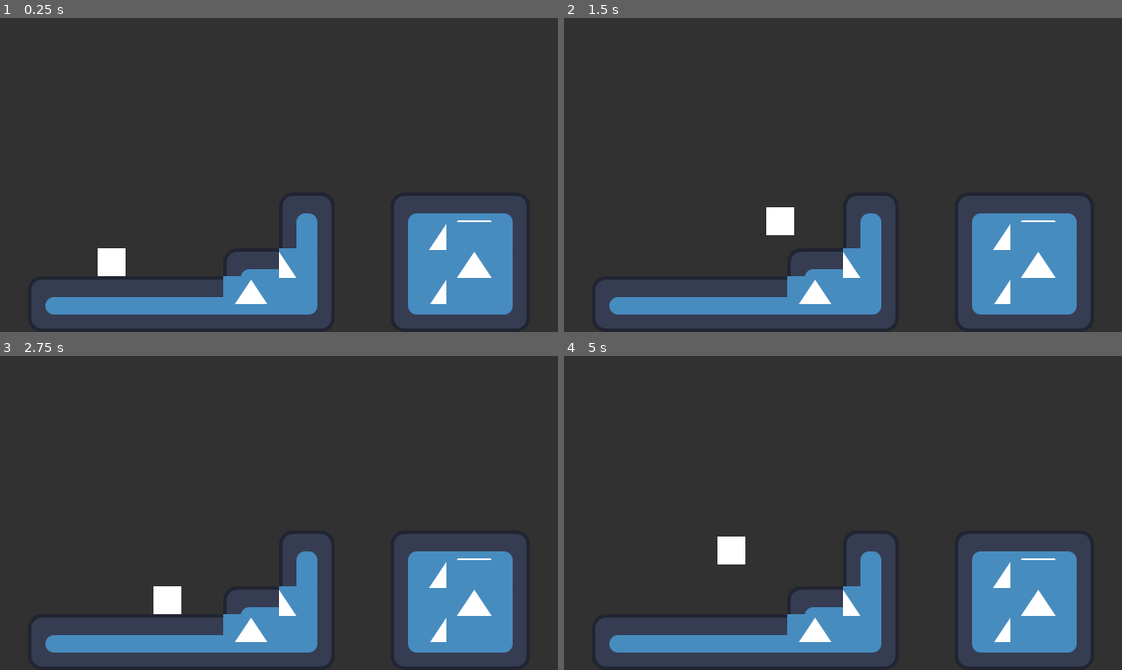
Above: before the commit, frames 1-4 (two rows, left to right).
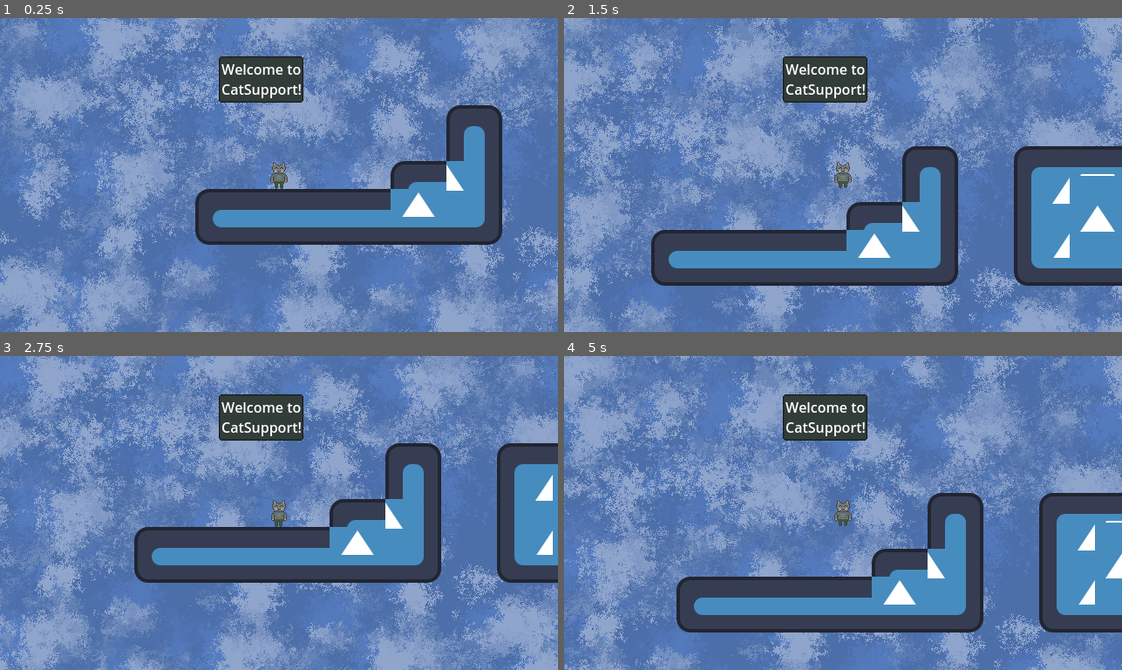
Above: after the commit, the same moments.

Repository: asztalosm/daydreamjumpstart
Game: Godot game, scene res://rootscene.tscn
Same seed, same stepped clock (60 frames per second), same inputs: the game is played once before the commit and once after it. The engine's default icon, where the game draws it, is replaced by a stand-in: a white triangle on a blue panel in a dark square.
Inputs:
- Up to frame 1 (0.25 s): no input
- Up to frame 2 (1.5 s): tap Enter at 0.5 s; hold Shift (run, bound only after the commit) 0.53-1.28 s; hold Right (right) from 0.53 s (still down); tap Space (jump) at 0.77, 0.8, 1.07, 1.35 s
- Up to frame 3 (2.75 s): tap Space (jump) at 1.52, 1.82, 2.3 s; tap Shift (run, bound only after the commit) at 1.55 s; release Right (right) at 2.03 s; hold A (left) from 2.03 s (still down); hold Shift (run, bound only after the commit) from 2.03 s (still down)
- Up to frame 4 (5 s): release A (left) at 2.78 s; release Shift (run, bound only after the commit) at 2.78 s; hold Right (right) 2.78-4.28 s; tap Shift (run, bound only after the commit) at 2.85, 4.35 s; tap Space (jump) at 3.02, 3.32, 3.6, 3.77, 4.07, 4.52, 4.82 s; hold A (left) from 4.28 s (still down)

The runs differ from the first frame. In frame 1, 94% of the frame differs, in the area x 0-100%, y 0-100%; in frame 2, 93%; in frame 3, 94%; in frame 4, 93%.

Commit message:
Made popups to talk to the player, background textures, character textures, added running, had some issues with aseprite so i disabled the hackatime plugin there cause it would interrupt my drawing every minute

Diff:
--- a/player_character.gd
+++ b/player_character.gd
@@ -1,33 +1,49 @@
 extends CharacterBody2D
 
-const SPEED = 160.0
+var speed = 120.0
 var jump_velocity = -475.0
 var gravity = 2300
 var jumptween
 signal changegravity
-
+var jumping = false
 
 func _physics_process(delta: float) -> void:
 	if not is_on_floor():
 		velocity += get_gravity() * delta
 	if is_on_floor():
+		jumping = false
 		PhysicsServer2D.area_set_param(get_viewport().find_world_2d().space, PhysicsServer2D.AREA_PARAM_GRAVITY, gravity)
 
 	if Input.is_action_just_pressed("jump") and is_on_floor():
+		jumping = true
 		gravity = 2300
 		jumptween = get_tree().create_tween()
 		jumptween.tween_property(self, "gravity", 750, 0.2)
 		jumptween.play()
+		$AnimatedSprite2D.play("jump")
 		velocity.y += jump_velocity
+
+	if Input.is_action_pressed("run"):
+		speed = 160.0
+	else:
+		speed = 120.0
 
 	if Input.is_action_just_released("jump"):
 		jumptween.stop()
 
 	var direction := Input.get_axis("left", "right")
 	if direction:
-		velocity.x = direction * SPEED
+		velocity.x = direction * speed
+		if not jumping:
+			$AnimatedSprite2D.play("walk")
+		if direction > 0.0:
+			$AnimatedSprite2D.flip_h = false
+		else:
+			$AnimatedSprite2D.flip_h = true
 	else:
-		velocity.x = move_toward(velocity.x, 0, SPEED)
+		velocity.x = move_toward(velocity.x, 0, speed)
+		if velocity == Vector2(0,0):
+			$AnimatedSprite2D.animation = "default"
 
 	PhysicsServer2D.area_set_param(get_viewport().find_world_2d().space, PhysicsServer2D.AREA_PARAM_GRAVITY, gravity)
 	move_and_slide()
--- a/project.godot
+++ b/project.godot
@@ -55,6 +55,12 @@
 , Object(InputEventKey,"resource_local_to_scene":false,"resource_name":"","device":-1,"window_id":0,"alt_pressed":false …(186 unchanged characters)…
 ]
 }
+run={
+"deadzone": 0.2,
+"events": [Object(InputEventKey,"resource_local_to_scene":false,"resource_name":"","device":-1,"window_id":0,"alt_pressed":false,"shift_pressed":false,"ctrl_pressed":false,"meta_pressed":false,"pressed":false,"keycode":0,"physical_keycode":4194325,"key_label":0,"unicode":0,"location":0,"echo":false,"script":null)
+, Object(InputEventKey,"resource_local_to_scene":false,"resource_name":"","device":-1,"window_id":0,"alt_pressed":false,"shift_pressed":false,"ctrl_pressed":false,"meta_pressed":false,"pressed":false,"keycode":0,"physical_keycode":4194325,"key_label":0,"unicode":0,"location":0,"echo":false,"script":null)
+]
+}
 
 [rendering]
 
--- a/rootscene.tscn
+++ b/rootscene.tscn
@@ -1,10 +1,114 @@
-[gd_scene load_steps=6 format=4 uid="uid://ctmbcws74n36g"]
+[gd_scene load_steps=24 format=4 uid="uid://ctmbcws74n36g"]
 
 [ext_resource type="Script" uid="uid://b8mfo0piai54g" path="res://player_character.gd" id="1_djgh4"]
 [ext_resource type="Texture2D" uid="uid://ocqr4kaowgws" path="res://icon.svg" id="1_q4lxw"]
+[ext_resource type="Texture2D" uid="uid://bvmyeae60rdfu" path="res://character-front.png" id="2_2airw"]
+[ext_resource type="Texture2D" uid="uid://b751nr714abt1" path="res://characterwalksheett.png" id="3_pma7i"]
+[ext_resource type="Texture2D" uid="uid://bpqyvm72st26u" path="res://acharacterjumpsheet.png" id="3_pmh5l"]
+[ext_resource type="Texture2D" uid="uid://dn71oom55p031" path="res://background.png" id="5_tc213"]
+[ext_resource type="Script" uid="uid://dehtj4m4sxkeg" path="res://tutorial.gd" id="6_4ykmw"]
+[ext_resource type="Texture2D" uid="uid://drpxlr04kicyo" path="res://popup.png" id="6_8ddxa"]
 
 [sub_resource type="RectangleShape2D" id="RectangleShape2D_djgh4"]
-size = Vector2(32, 32)
+size = Vector2(20, 32)
+
+[sub_resource type="AtlasTexture" id="AtlasTexture_7oqwg"]
+atlas = ExtResource("3_pmh5l")
+region = Rect2(0, 0, 32, 32)
+
+[sub_resource type="AtlasTexture" id="AtlasTexture_w3ynr"]
+atlas = ExtResource("3_pmh5l")
+region = Rect2(32, 0, 32, 32)
+
+[sub_resource type="AtlasTexture" id="AtlasTexture_0vo36"]
+atlas = ExtResource("3_pmh5l")
+region = Rect2(64, 0, 32, 32)
+
+[sub_resource type="AtlasTexture" id="AtlasTexture_sy5ve"]
+atlas = ExtResource("3_pmh5l")
+region = Rect2(96, 0, 32, 32)
+
+[sub_resource type="AtlasTexture" id="AtlasTexture_gl3uh"]
+atlas = ExtResource("3_pmh5l")
+region = Rect2(128, 0, 32, 32)
+
+[sub_resource type="AtlasTexture" id="AtlasTexture_1k5m0"]
+atlas = ExtResource("3_pmh5l")
+region = Rect2(160, 0, 32, 32)
+
+[sub_resource type="AtlasTexture" id="AtlasTexture_pmh5l"]
+atlas = ExtResource("3_pma7i")
+region = Rect2(0, 0, 32, 32)
+
+[sub_resource type="AtlasTexture" id="AtlasTexture_tc213"]
+atlas = ExtResource("3_pma7i")
+region = Rect2(32, 0, 32, 32)
+
+[sub_resource type="AtlasTexture" id="AtlasTexture_8ddxa"]
+atlas = ExtResource("3_pma7i")
+region = Rect2(64, 0, 32, 32)
+
+[sub_resource type="AtlasTexture" id="AtlasTexture_4ykmw"]
+atlas = ExtResource("3_pma7i")
+region = Rect2(96, 0, 32, 32)
+
+[sub_resource type="AtlasTexture" id="AtlasTexture_034xy"]
+atlas = ExtResource("3_pma7i")
+region = Rect2(128, 0, 32, 32)
+
+[sub_resource type="SpriteFrames" id="SpriteFrames_7oqwg"]
+animations = [{
+"frames": [{
+"duration": 1.0,
+"texture": ExtResource("2_2airw")
+}],
+"loop": true,
+"name": &"default",
+"speed": 5.0
+}, {
+"frames": [{
+"duration": 1.0,
+"texture": SubResource("AtlasTexture_7oqwg")
+}, {
+"duration": 1.0,
+"texture": SubResource("AtlasTexture_w3ynr")
+}, {
+"duration": 1.0,
+"texture": SubResource("AtlasTexture_0vo36")
+}, {
+"duration": 1.0,
+"texture": SubResource("AtlasTexture_sy5ve")
+}, {
+"duration": 1.0,
+"texture": SubResource("AtlasTexture_gl3uh")
+}, {
+"duration": 1.0,
+"texture": SubResource("AtlasTexture_1k5m0")
+}],
+"loop": false,
+"name": &"jump",
+"speed": 12.0
+}, {
+"frames": [{
+"duration": 1.0,
+"texture": SubResource("AtlasTexture_pmh5l")
+}, {
+"duration": 1.0,
+"texture": SubResource("AtlasTexture_tc213")
+}, {
+"duration": 1.0,
+"texture": SubResource("AtlasTexture_8ddxa")
+}, {
+"duration": 1.0,
+"texture": SubResource("AtlasTexture_4ykmw")
+}, {
+"duration": 1.0,
+"texture": SubResource("AtlasTexture_034xy")
+}],
+"loop": true,
+"name": &"walk",
+"speed": 10.0
+}]
 
 [sub_resource type="TileSetAtlasSource" id="TileSetAtlasSource_2airw"]
 texture = ExtResource("1_q4lxw")
@@ -49,25 +153,113 @@
 
 [node name="Node2D" type="Node2D"]
 
+[node name="TextureRect" type="TextureRect" parent="."]
+z_index = -5
+offset_left = -192.0
+offset_top = -300.0
+offset_right = 6208.0
+offset_bottom = 980.0
+texture = ExtResource("5_tc213")
+stretch_mode = 1
+
 [node name="PlayerCharacter" type="CharacterBody2D" parent="."]
 position = Vector2(128, 264)
 script = ExtResource("1_djgh4")
 
-[node name="Sprite2D" type="Sprite2D" parent="PlayerCharacter"]
-
 [node name="CollisionShape2D" type="CollisionShape2D" parent="PlayerCharacter"]
 shape = SubResource("RectangleShape2D_djgh4")
-
-[node name="ColorRect" type="ColorRect" parent="PlayerCharacter"]
-offset_left = -16.0
-offset_top = -16.0
-offset_right = 16.0
-offset_bottom = 16.0
-metadata/_edit_use_anchors_ = true
 
 [node name="Timer" type="Timer" parent="PlayerCharacter"]
 wait_time = 0.1
 one_shot = true
+
+[node name="AnimatedSprite2D" type="AnimatedSprite2D" parent="PlayerCharacter"]
+sprite_frames = SubResource("SpriteFrames_7oqwg")
+animation = &"walk"
+
+[node name="Camera2D" type="Camera2D" parent="PlayerCharacter"]
+
+[node name="Tutorial" type="Control" parent="PlayerCharacter/Camera2D"]
+layout_mode = 3
+anchors_preset = 0
+offset_left = -128.0
+offset_top = -264.0
+offset_right = -88.0
+offset_bottom = -224.0
+script = ExtResource("6_4ykmw")
+
+[node name="TextureRect" type="TextureRect" parent="PlayerCharacter/Camera2D/Tutorial"]
+visible = false
+z_index = 999
+layout_mode = 0
+offset_left = 59.0
+offset_top = 128.0
+offset_right = 156.0
+offset_bottom = 181.0
+texture = ExtResource("6_8ddxa")
+expand_mode = 1
+
+[node name="RichTextLabel" type="RichTextLabel" parent="PlayerCharacter/Camera2D/Tutorial/TextureRect"]
+layout_mode = 0
+offset_left = 3.0
+offset_top = 3.0
+offset_right = 177.0
+offset_bottom = 67.0
+text = "Welcome to CatSupport!"
+
+[node name="TextureRect2" type="TextureRect" parent="PlayerCharacter/Camera2D/Tutorial"]
+visible = false
+z_index = 999
+layout_mode = 0
+offset_left = 59.0
+offset_top = 128.0
+offset_right = 239.0
+offset_bottom = 198.0
+texture = ExtResource("6_8ddxa")
+
+[node name="RichTextLabel" type="RichTextLabel" parent="PlayerCharacter/Camera2D/Tutorial/TextureRect2"]
+layout_mode = 0
+offset_left = 3.0
+offset_top = 3.0
+offset_right = 177.0
+offset_bottom = 67.0
+text = "You can move with WAD / ↑←→."
+
+[node name="TextureRect3" type="TextureRect" parent="PlayerCharacter/Camera2D/Tutorial"]
+visible = false
+z_index = 999
+layout_mode = 0
+offset_left = 59.0
+offset_top = 128.0
+offset_right = 239.0
+offset_bottom = 198.0
+texture = ExtResource("6_8ddxa")
+
+[node name="RichTextLabel" type="RichTextLabel" parent="PlayerCharacter/Camera2D/Tutorial/TextureRect3"]
+layout_mode = 0
+offset_left = 3.0
+offset_top = 3.0
+offset_right = 177.0
+offset_bottom = 67.0
+text = "Holding Space/W lets you jump further."
+
+[node name="TextureRect4" type="TextureRect" parent="PlayerCharacter/Camera2D/Tutorial"]
+visible = false
+z_index = 999
+layout_mode = 0
+offset_left = 59.0
+offset_top = 128.0
+offset_right = 239.0
+offset_bottom = 205.0
+texture = ExtResource("6_8ddxa")
+
+[node name="RichTextLabel" type="RichTextLabel" parent="PlayerCharacter/Camera2D/Tutorial/TextureRect4"]
+layout_mode = 0
+offset_left = 3.0
+offset_top = 3.0
+offset_right = 177.0
+offset_bottom = 74.0
+text = "Your goal is to reach and fix radio towers. Have fun!"
 
 [node name="TileMapLayer" type="TileMapLayer" parent="."]
 position = Vector2(128, 264)
--- /dev/null
+++ b/tutorial.gd
@@ -0,0 +1,15 @@
+extends Control
+
+func _ready() -> void:
+	$TextureRect.visible = true
+	await get_tree().create_timer(5.0).timeout
+	$TextureRect.visible = false
+	$TextureRect2.visible = true
+	await get_tree().create_timer(5.0).timeout
+	$TextureRect2.visible = false
+	$TextureRect3.visible = true
+	await get_tree().create_timer(5.0).timeout
+	$TextureRect3.visible = false
+	$TextureRect4.visible = true
+	await get_tree().create_timer(5.0).timeout
+	$TextureRect4.visible = false
Binary file added: acharacterjumpsheet.png
Not shown, added: acharacterjumpsheet.png.import
Binary file added: background.png
Not shown, added: background.png.import
Binary file added: character-front.png
Not shown, added: character-front.png.import
Binary file added: characterwalksheett.png
Not shown, added: characterwalksheett.png.import
Binary file added: popup.png
Not shown, added: popup.png.import
Not shown, added: tutorial.gd.uid
